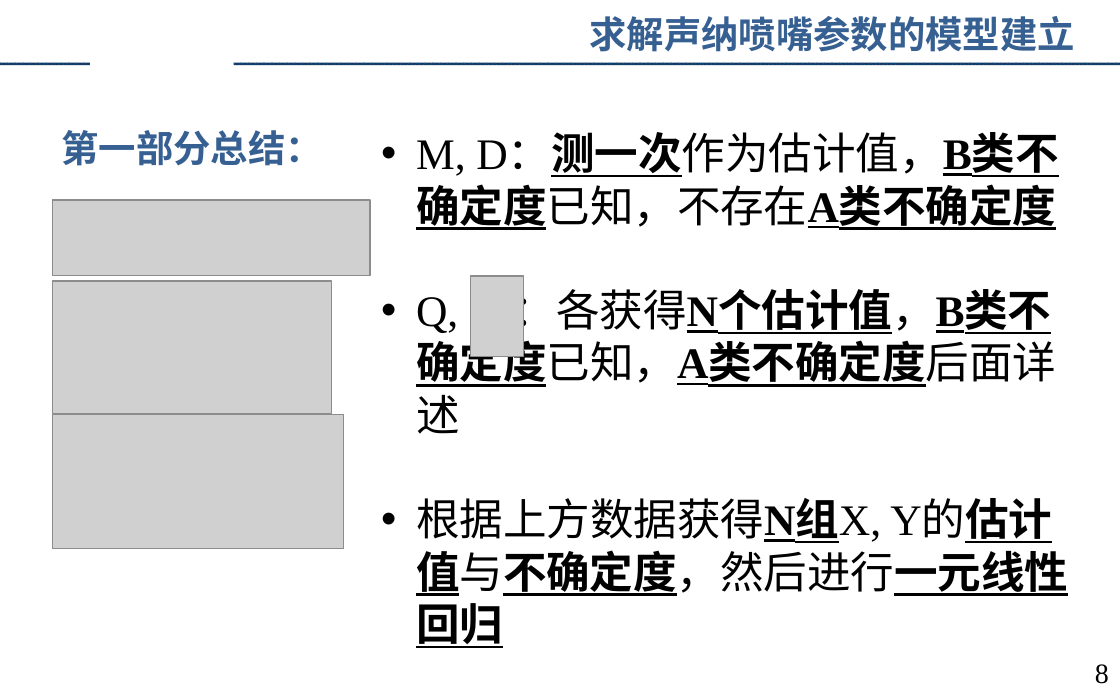
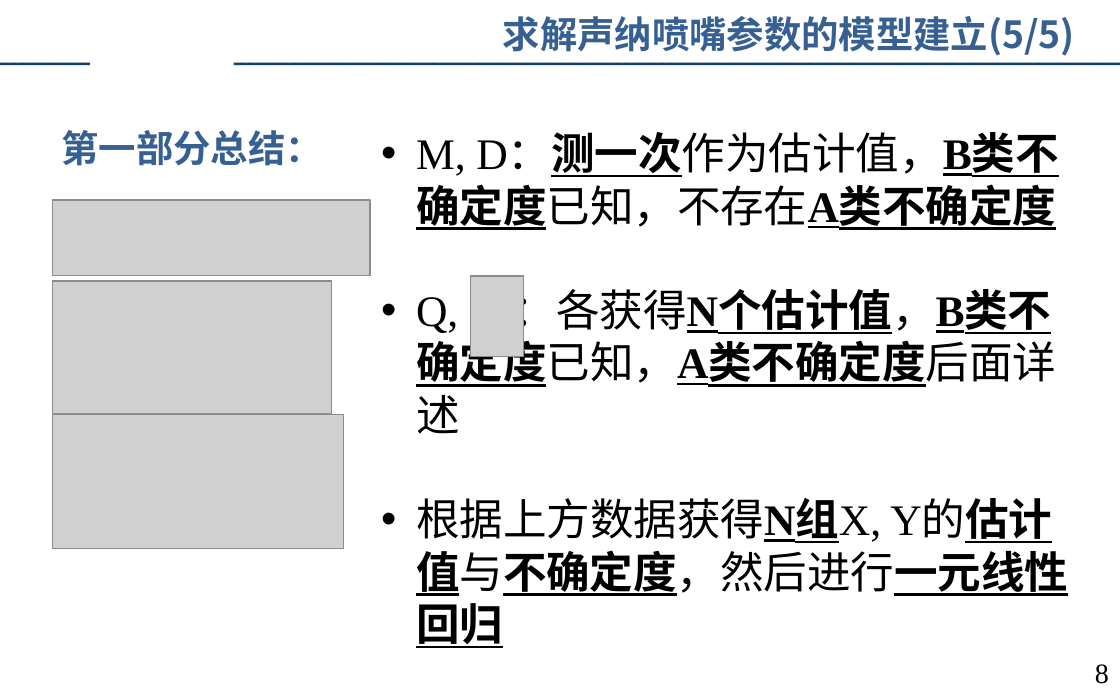
Before and after one commit to augusto-13/ErrorTheory_discussion_ppt, a slide deck: slide 8 of 2023-4-9.pptx. Drawn at 1120x700 pixels with LibreOffice and Linux fonts; fonts in the diff are those of the drawing; grey boxes stand for pictures; background and template pictures are left out. Boxes give left, top, right and bottom in pixels: in the first picture for what was removed or moved away, otherwise in the second. Text is boxed around its words. In the diff, an @@ line names an element or a change of style, - is before the commit and + after.

```diff
--- a/2023-4-9.pptx
+++ b/2023-4-9.pptx
@@ text at bbox=[503, 16, 1075, 56]: text changed @@
-求解声纳喷嘴参数的模型建立
+求解声纳喷嘴参数的模型建立(5/5)
```
Also in this commit, not shown: 8 other slides changed.
